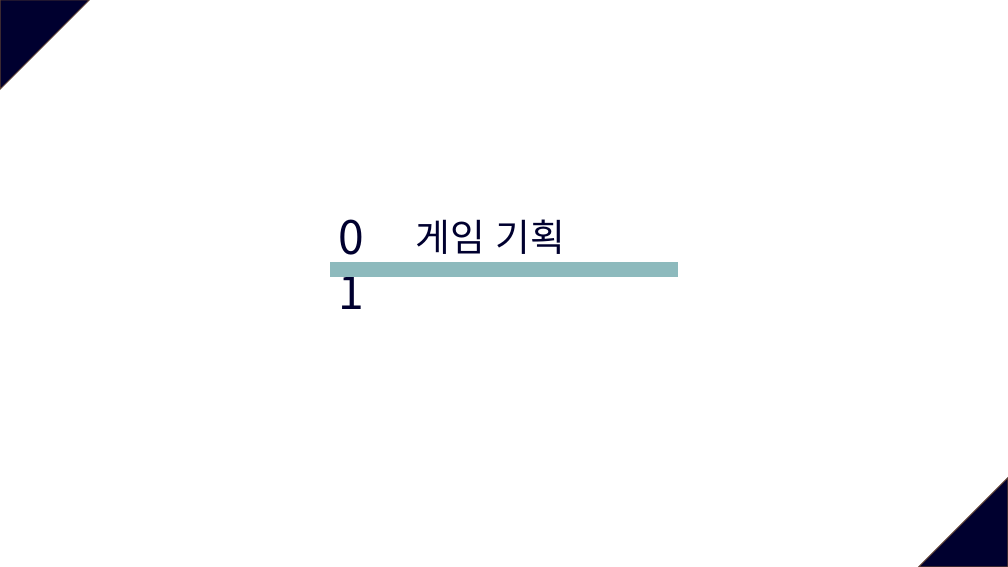
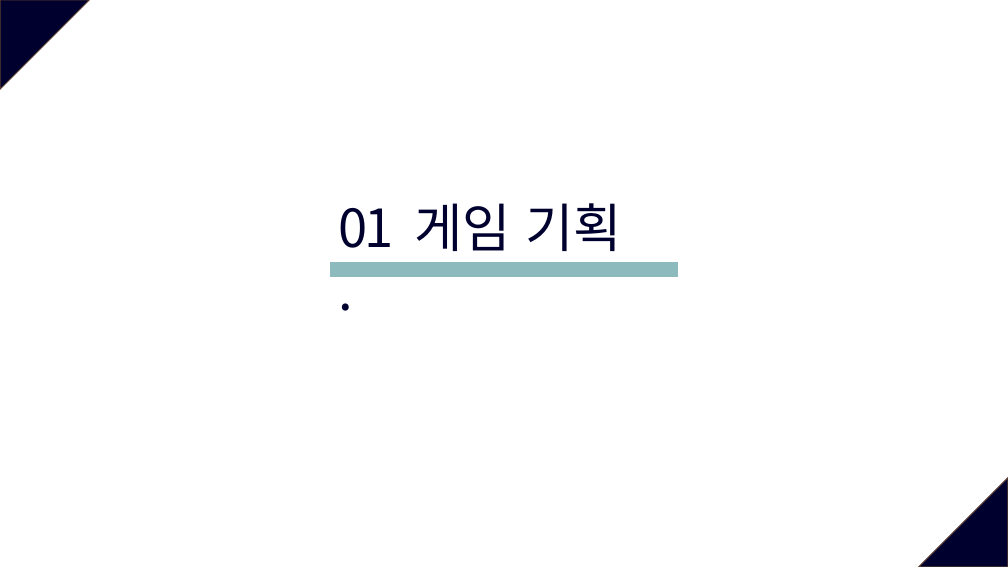
Before and after one commit to gitlin-i/c_console_game, a slide deck: slide 3 of 콘솔프로젝트_박석진/개발문서/발표자료_박석진.pptx. Drawn at 1008x567 pixels with LibreOffice and Linux fonts; fonts in the diff are those of the drawing. Boxes give left, top, right and bottom in pixels: in the first picture for what was removed or moved away, otherwise in the second. Text is boxed around its words. In the diff, an @@ line names an element or a change of style, - is before the commit and + after.

```diff
--- a/콘솔프로젝트_박석진/개발문서/발표자료_박석진.pptx
+++ b/콘솔프로젝트_박석진/개발문서/발표자료_박석진.pptx
@@ text at [339, 208, 394, 248]: text changed; size 44 to 50 pt @@
-01
+01.
@@ text "게임 기획": place and size @@
-text "게임 기획" at [416, 219, 566, 254]
+text "게임 기획" at [414, 203, 622, 251]
@@ text "게임 기획" at [414, 203, 622, 251]: size 36 to 50 pt @@
```
Also in this commit, not shown: 2 other slides changed, 7 slides added, 1 slide removed, 17 other files.
